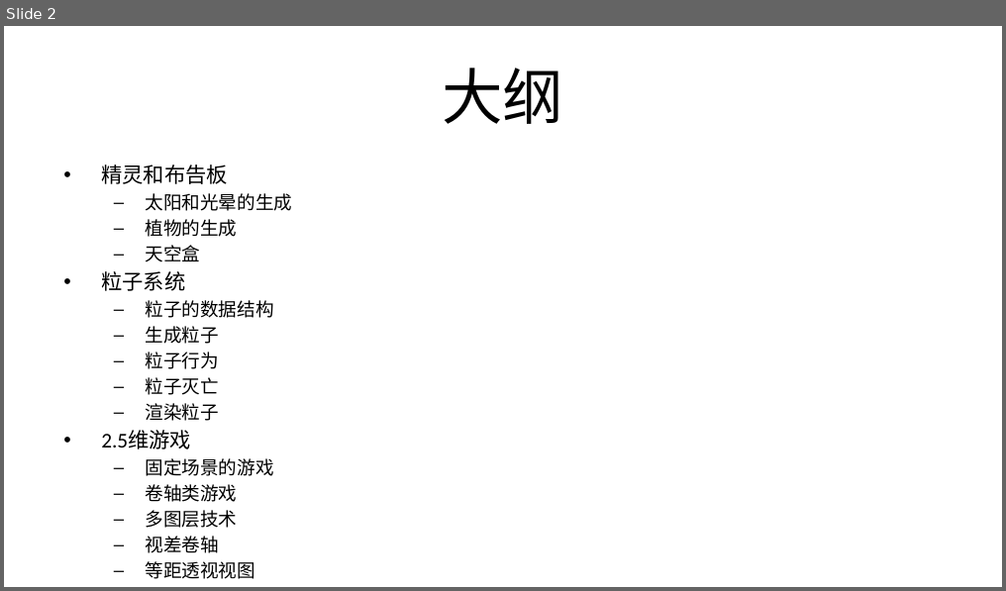
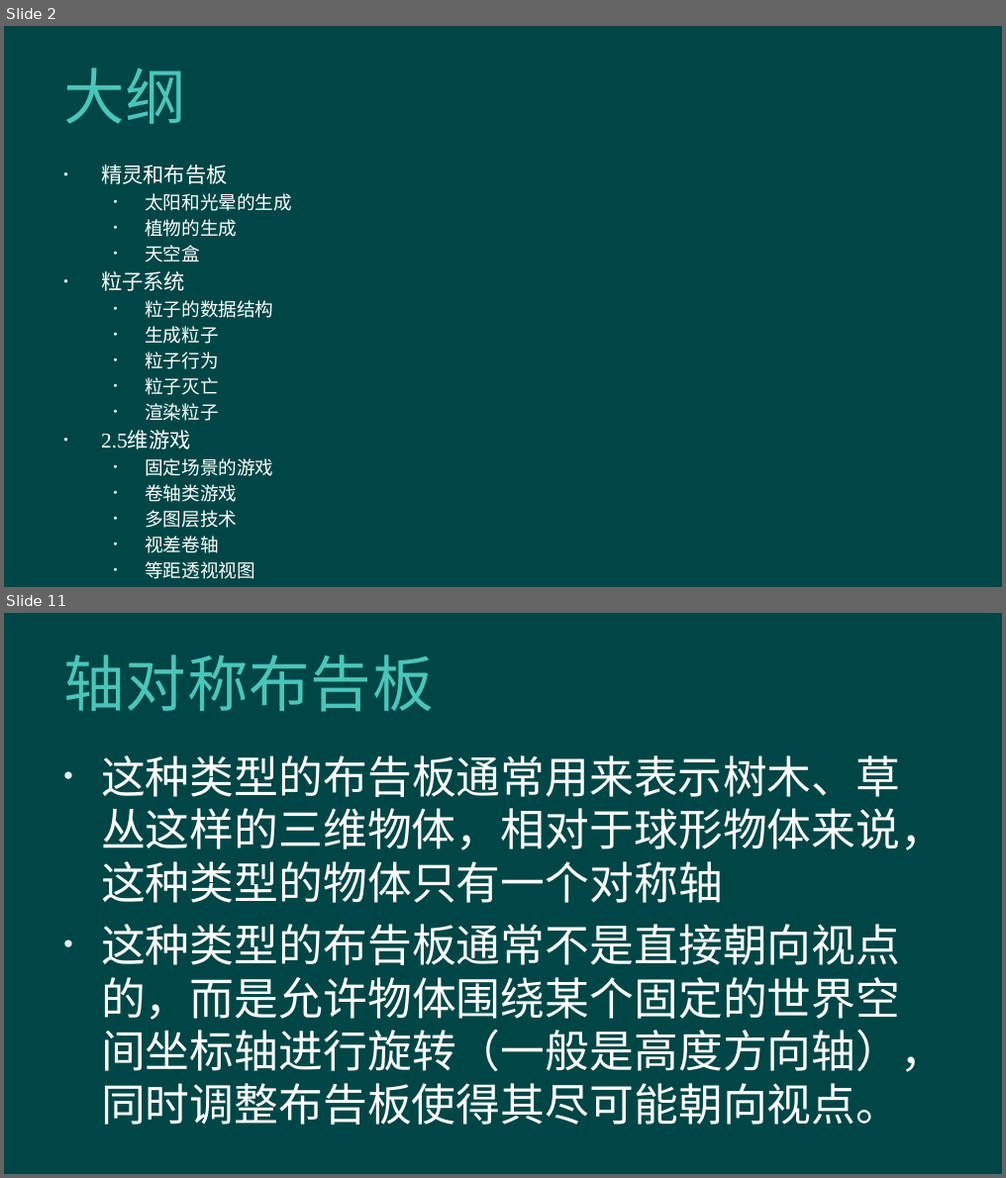
Before and after one commit to hanhonglei/Course_GameEngine, a slide deck: Slides/Principle/10 二维渲染技术/10 二维渲染技术.pptx. Shown one above the other, each under a label of ours: slide 2 before the commit, slides 2 and 11 after it; the slides between them are not shown. The pictures are 1006x591 and 1006x1178 pixels, drawn with LibreOffice and Linux fonts; fonts in the diff are those of the drawing; background and template pictures are left out. Boxes give left, top, right and bottom in pixels: in the first picture for what was removed or moved away, otherwise in the second. Text is boxed around its words. In the diff, an @@ line names an element or a change of style, - is before the commit and + after.

```diff
--- a/Slides/Principle/10 二维渲染技术/10 二维渲染技术.pptx
+++ b/Slides/Principle/10 二维渲染技术/10 二维渲染技术.pptx
@@ slide 11 added at (4, 613, 1002, 1174), background #004646 @@
@@ title added at (63, 655, 433, 712), 44 pt, text #4BC5B9 @@
+轴对称布告板
@@ text added at (101, 756, 944, 1125), 32 pt, text #FFFFFF @@
+• 这种类型的布告板通常用来表示树木、草丛这样的三维物体，相对于球形物体来说，这种类型的物体只有一个对称轴
+• 这种类型的布告板通常不是直接朝向视点的，而是允许物体围绕某个固定的世界空间坐标轴进行旋转（一般是高度方向轴），同时调整布告板使得其尽可能朝向视点。
@@ slide 2 changed as well @@
@@ background #FFFFFF to #004646 @@
@@ title "大纲" at (63, 68, 186, 124): font Calibri to Arial, text colour #000000 to #4BC5B9, letter spacing 0 to 0.5 pt; alignment centre to left @@
@@ text "精灵和布告板" at (101, 165, 292, 579): font Calibri to Times New Roman, text colour #000000 to #FFFFFF; bullet – to • @@
```
Also in this commit, not shown: 1 other slide changed, 80 other slides added, 46 other files.
